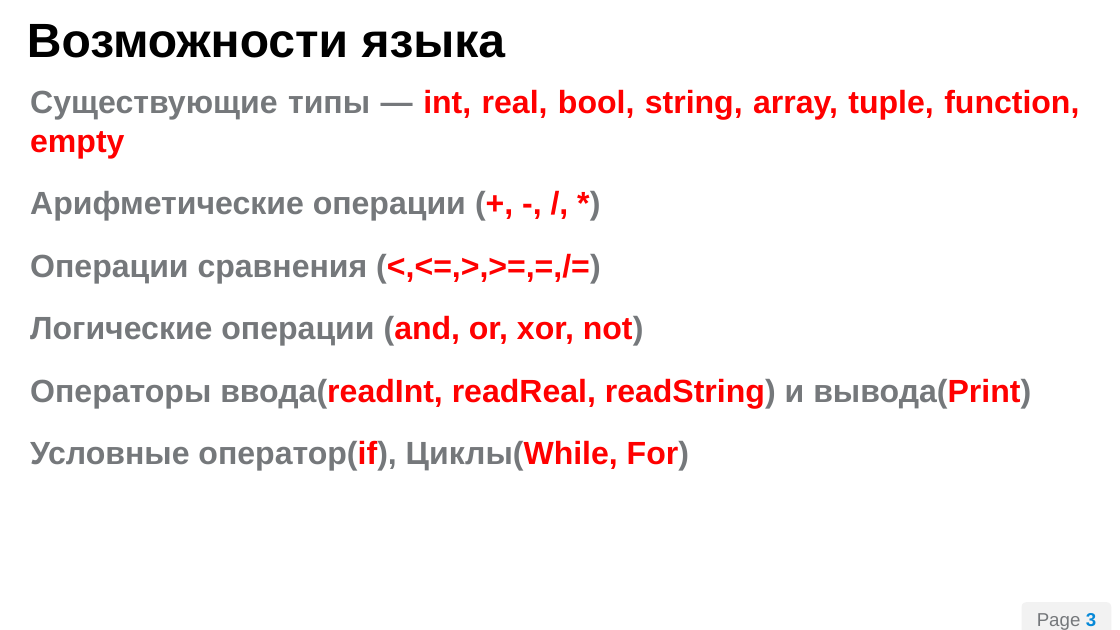
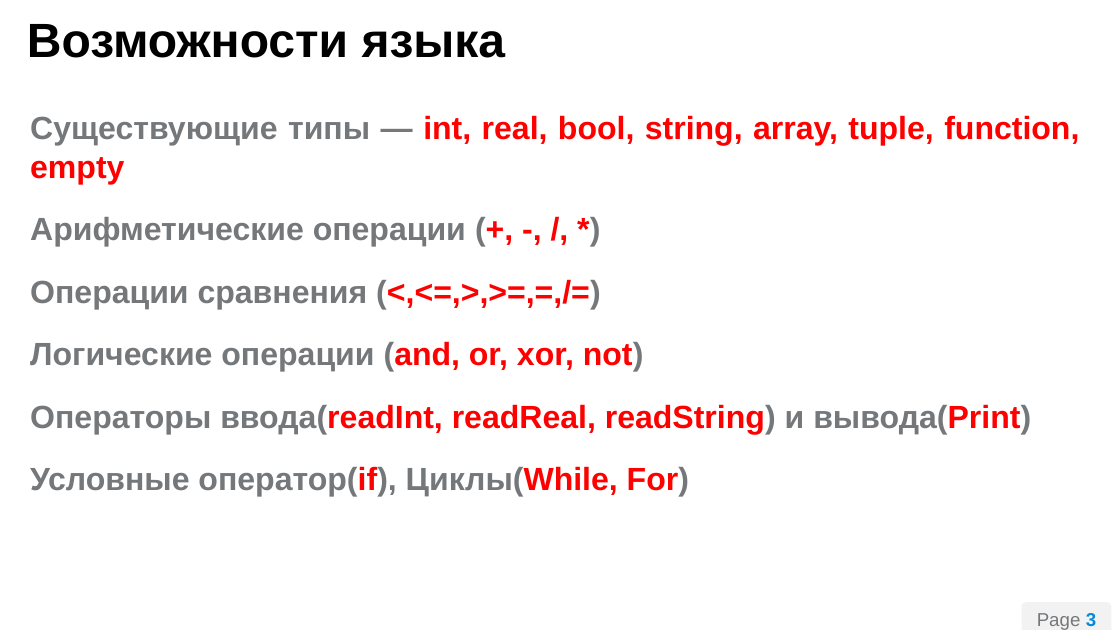
Before and after one commit to CompilerBootCamp/ProjectD, a slide deck: slide 3 of преза_Project_D_v2.pptx. Drawn at 1120x630 pixels with LibreOffice and Linux fonts; fonts in the diff are those of the drawing; background and template pictures are left out. Boxes give left, top, right and bottom in pixels: in the first picture for what was removed or moved away, otherwise in the second. Text is boxed around its words. In the diff, an @@ line names an element or a change of style, - is before the commit and + after.

```diff
--- a/преза_Project_D_v2.pptx
+++ b/преза_Project_D_v2.pptx
@@ text "Существующие типы — int, real, ...": place and size @@
-text "Существующие типы — int, real, ..." at (30,89,1079,471)
+text "Существующие типы — int, real, ..." at (30,115,1079,497)
```
Also in this commit, not shown: 2 other slides changed, 2 slides added, 2 slides removed.
